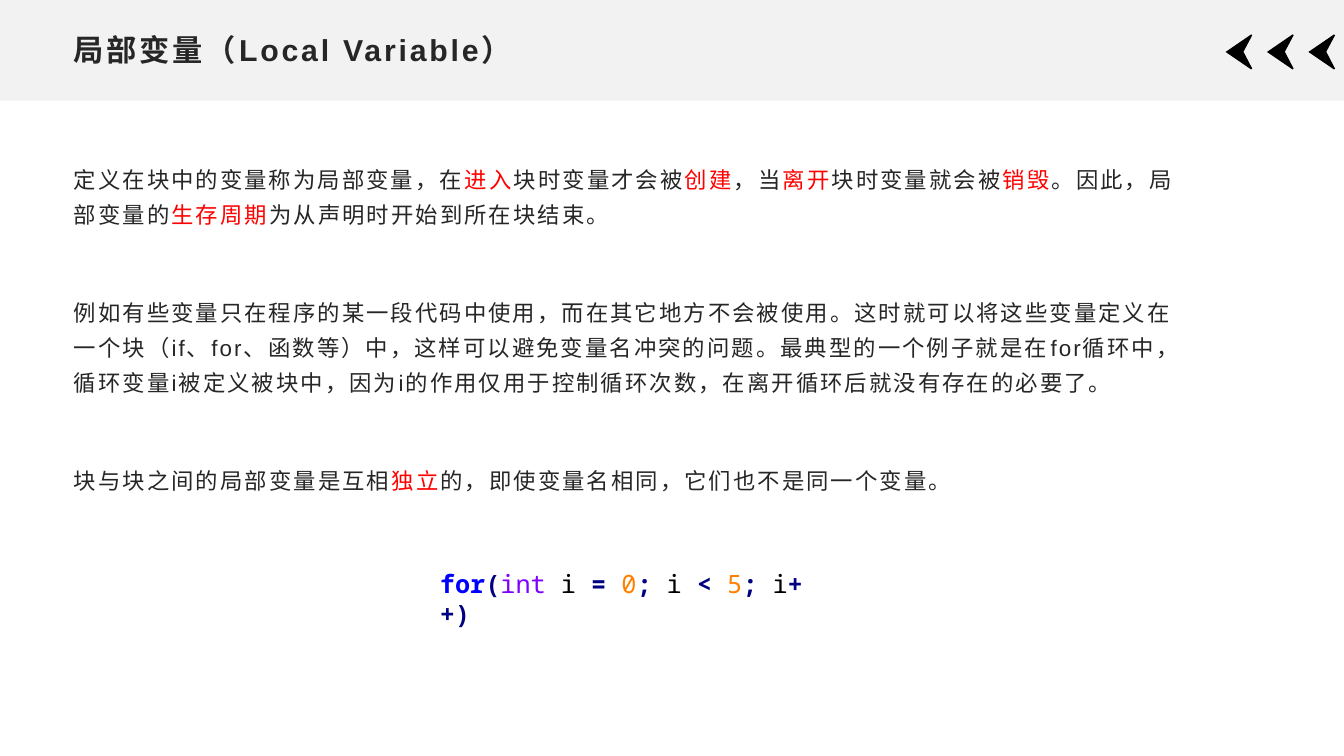
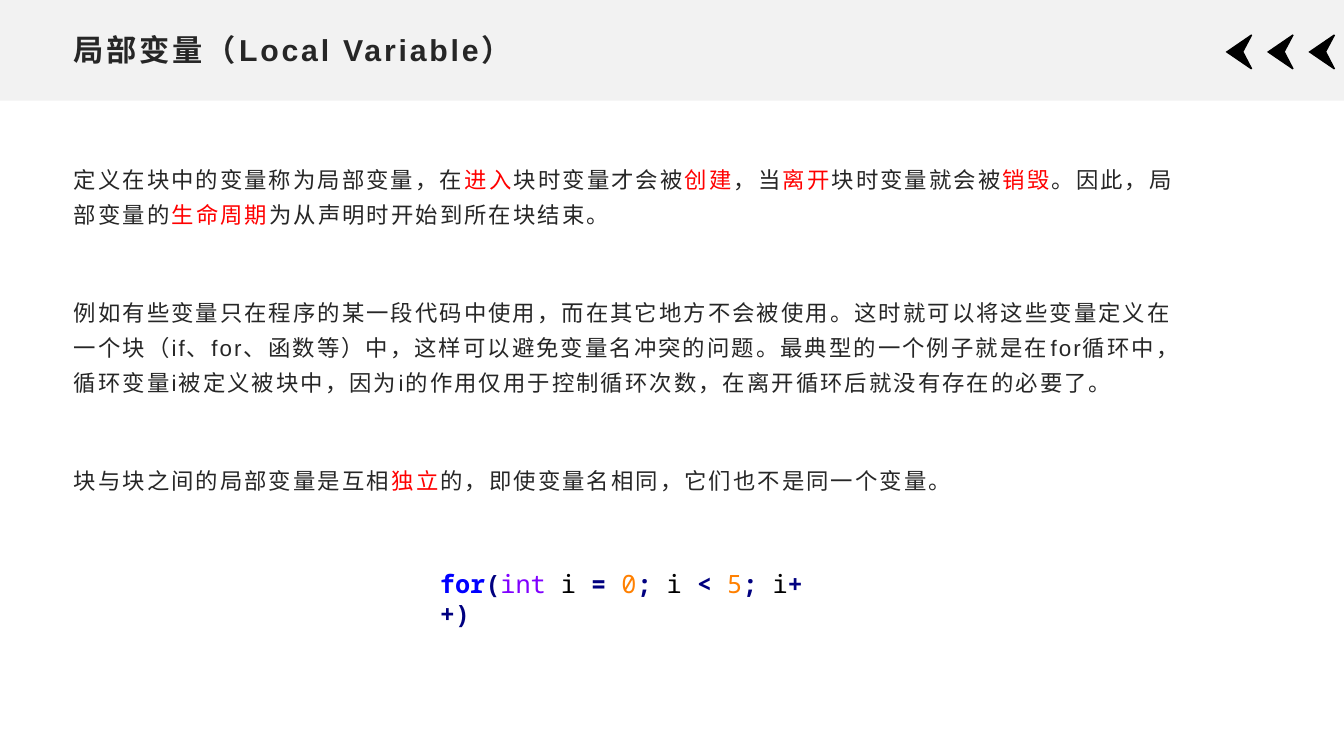
Before and after one commit to xdai02/Java, a slide deck: slide 25 of slides/Chapter5.pptx. Drawn at 1344x756 pixels with LibreOffice and Linux fonts; fonts in the diff are those of the drawing. Boxes give left, top, right and bottom in pixels: in the first picture for what was removed or moved away, otherwise in the second. Text is boxed around its words. In the diff, an @@ line names an element or a change of style, - is before the commit and + after.

```diff
--- a/slides/Chapter5.pptx
+++ b/slides/Chapter5.pptx
@@ text at (74, 169, 1172, 225): text changed @@
-定义在块中的变量称为局部变量，在进入块时变量才会被创建，当离开块时变量就会被销毁。因此，局部变量的生存周期为从声明时开始到所在块结束。
+定义在块中的变量称为局部变量，在进入块时变量才会被创建，当离开块时变量就会被销毁。因此，局部变量的生命周期为从声明时开始到所在块结束。
```
Also in this commit, not shown: 2 other files.
